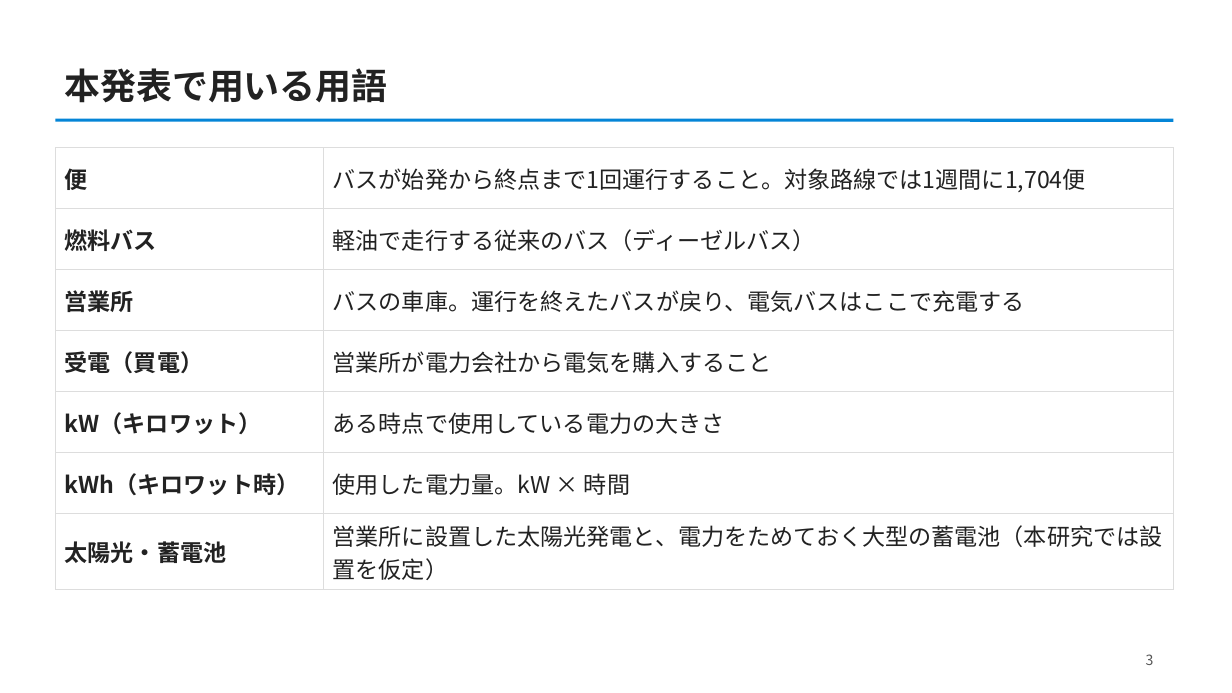
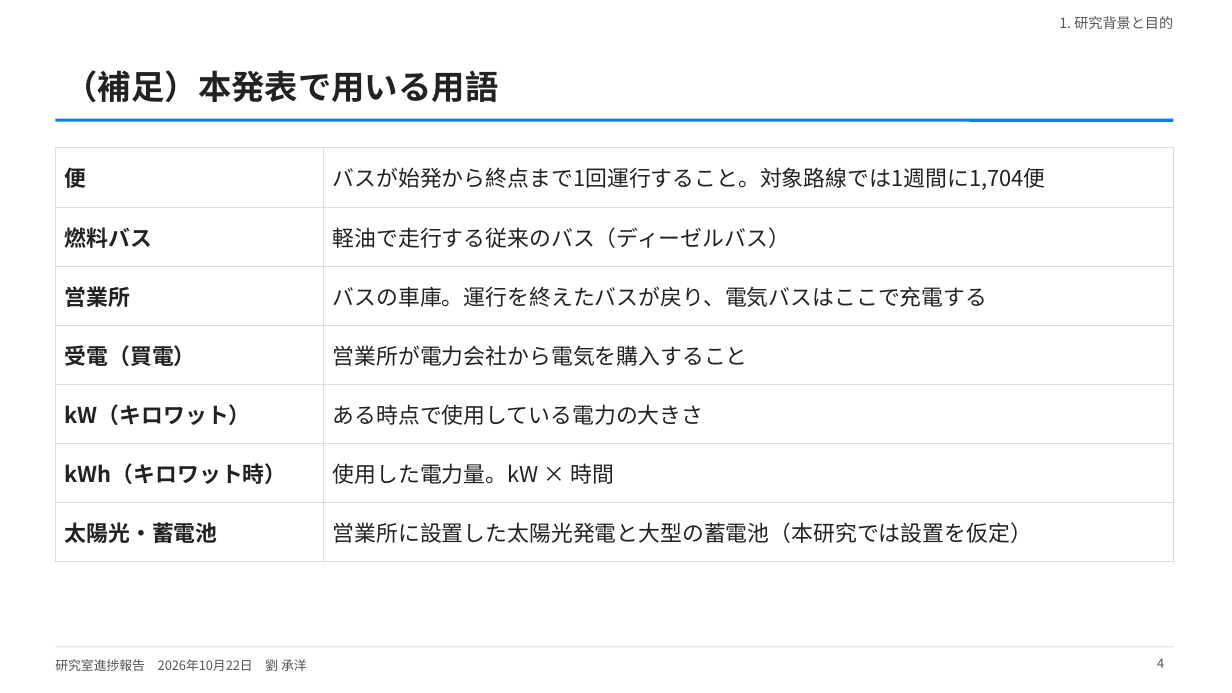
Before and after one commit to CYLIU2003/master-course, a slide deck: slide 4 of outcome/2026-10-22_lab_progress/lab_progress_20261022.pptx (slide 3 before the commit). Drawn at 1232x693 pixels with LibreOffice and Linux fonts; fonts in the diff are those of the drawing. Boxes give left, top, right and bottom in pixels: in the first picture for what was removed or moved away, otherwise in the second. Text is boxed around its words. In the diff, an @@ line names an element or a change of style, - is before the commit and + after.

```diff
--- a/outcome/2026-10-22_lab_progress/lab_progress_20261022.pptx
+++ b/outcome/2026-10-22_lab_progress/lab_progress_20261022.pptx
@@ text added at box(1059, 16, 1173, 29), 11 pt, text #555555 @@
+1. 研究背景と目的
@@ title at box(65, 70, 499, 102): text changed; size 28 to 26 pt @@
-本発表で用いる用語
+（補足）本発表で用いる用語
@@ table at box(55, 148, 1174, 547) @@
-row 7, column 2: 営業所に設置した太陽光発電と、電力をためておく大型の蓄電池（本研究では設置を仮定）
+row 7, column 2: 営業所に設置した太陽光発電と大型の蓄電池（本研究では設置を仮定）
@@ size 18 to 17 pt in "便", "バスが始発から終点まで1回運行すること。対象路線では1週間に1,704便", "燃料バス", "軽油で走行する従来のバス（ディーゼルバス）" and 9 more places @@
@@ line added from (55, 647) to (1174, 647), #DDDDDD 0.75 pt @@
@@ text added at box(55, 659, 307, 671), 10 pt, text #555555 @@
+研究室進捗報告 2026年10月22日 劉 承洋
@@ page number removed at box(1146, 654, 1154, 665) @@
-3
@@ page number added at box(1157, 658, 1164, 668), 10 pt, text #555555 @@
+4
```
Also in this commit, not shown: 11 other slides changed, 5 slides added, 13 other files.
